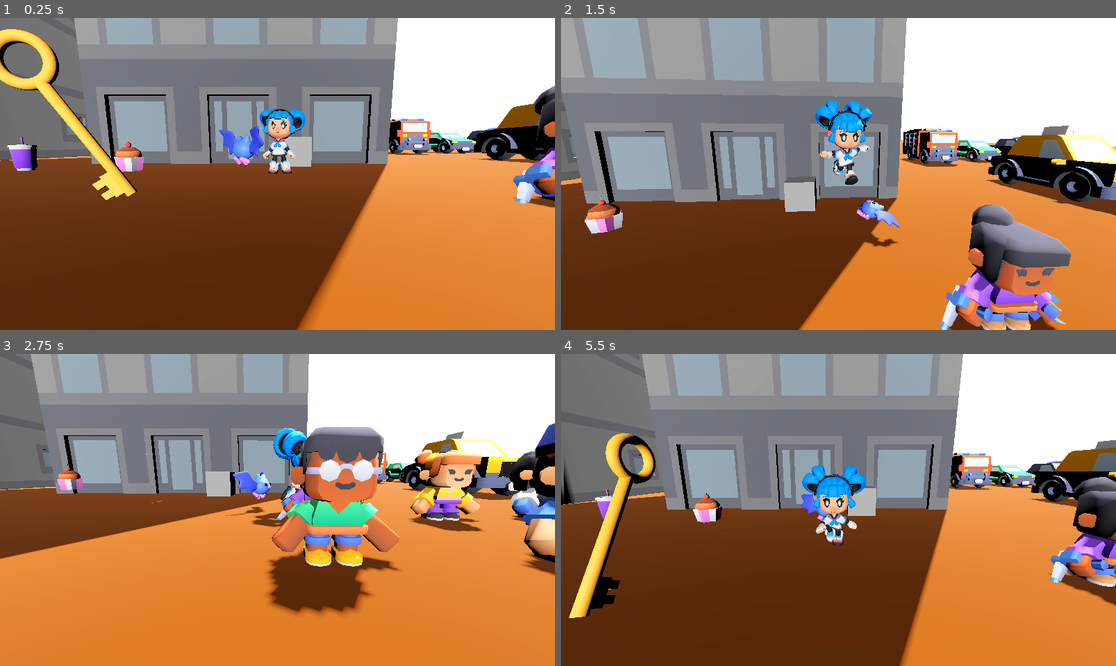
Above: before the commit, frames 1-4 (two rows, left to right).
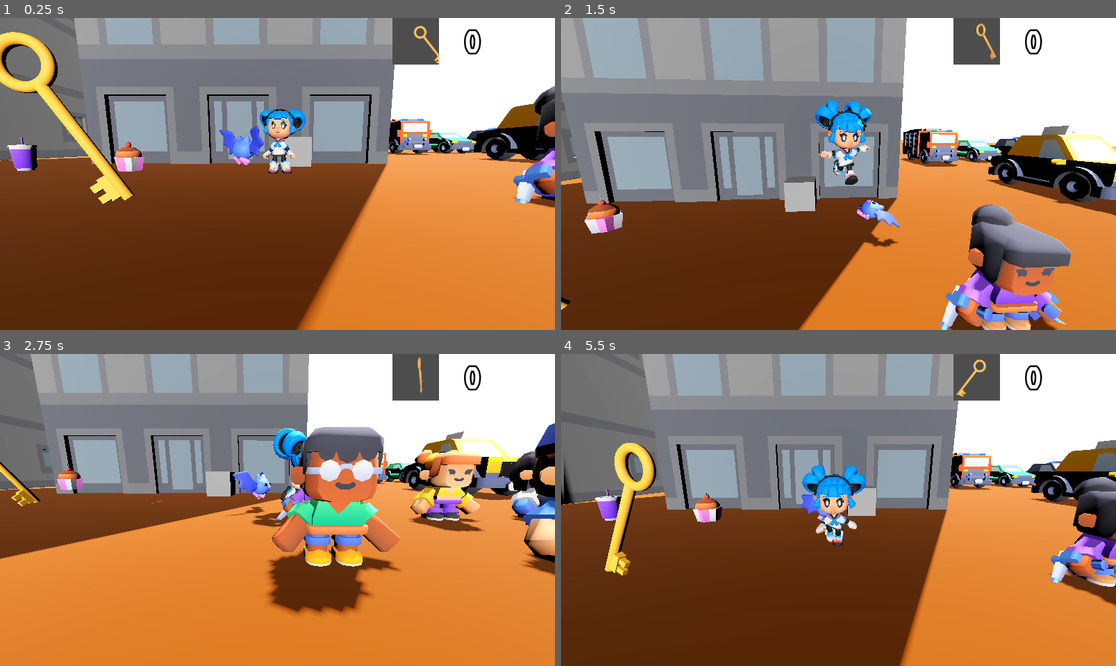
Above: after the commit, the same moments.

Repository: pvictor1206/game-smd
Game: Godot game, scene res://scenes/levels/word-test.tscn
Two runs of this game, one before a commit and one after it. Both use one fixed random seed, a clock stepped at 60 frames per second and the inputs below.
Inputs (mouse positions are in pixels of both pictures, inside the frame that each line leads up to):
- Up to frame 1 (0.25 s): no input
- Up to frame 2 (1.5 s): move the mouse to (960, 158) at 0.52 s; hold Right (move_right) 0.53-1.28 s; tap K (camera_down) at 0.6 s; click (960, 158) at 0.67 s; tap Space (jump) at 0.77 s; move the mouse to (727, 189) at 1.27 s; hold Down (move_backward) from 1.28 s (still down); tap J (camera_left) at 1.35 s
- Up to frame 3 (2.75 s): tap Space (jump) at 1.52 s; move the mouse to (333, 441) at 2.02 s; release Down (move_backward) at 2.03 s; hold Right (move_right) from 2.03 s (still down); tap L (camera_right) at 2.1 s
- Up to frame 4 (5.5 s): move the mouse to (810, 572) at 2.77 s; release Right (move_right) at 2.78 s; hold Up (move_forward) 2.78-3.53 s; tap I (camera_up) at 2.85 s; click (810, 572) at 2.92 s; tap Space (jump) at 3.02, 3.77, 4.52 s; move the mouse to (1005, 556) at 3.52 s; hold Left (move_left) 3.53-5.03 s; tap - (zoom_in) at 3.6 s; move the mouse to (672, 463) at 4.27 s; tap = (zoom_out) at 4.35 s; move the mouse to (866, 510) at 5.02 s; hold Down (move_backward) from 5.03 s (still down); tap K (camera_down) at 5.1 s; click (866, 510) at 5.17 s

The runs differ from the first frame. In frame 1, 3.3% of the frame differs, in the area x 0-87%, y 0-60%; in frame 2, 1.4%; in frame 3, 1.7%; in frame 4, 4.6%, in the area x 1-87%, y 0-85%.

Commit message:
contador de chaves

Diff:
--- a/scenes/itens/area_key.tscn
+++ b/scenes/itens/area_key.tscn
@@ -15,3 +15,5 @@
 [node name="CollisionShape3D" type="CollisionShape3D" parent="."]
 transform = Transform3D(0.0296837, -0.999559, 0, 0.999559, 0.0296837, 0, 0, 0, 1, 0.750344, -0.0131019, 0.015696)
 shape = SubResource("CapsuleShape3D_n1e4d")
+
+[connection signal="body_entered" from="." to="." method="_on_body_entered"]
--- a/scenes/levels/word-test.tscn
+++ b/scenes/levels/word-test.tscn
@@ -19,8 +19,10 @@
 [ext_resource type="PackedScene" uid="uid://buwidi58oto6s" path="res://scenes/npcs/character_male_c_2.tscn" id="13_f4hnf"]
 [ext_resource type="PackedScene" uid="uid://s5wkmxdgqasv" path="res://scenes/itens/area_soda.tscn" id="13_jflix"]
 [ext_resource type="Script" uid="uid://cl7ahtbsjkh6s" path="res://scripts/batbot/batbot.gd" id="13_jvp23"]
+[ext_resource type="Script" uid="uid://bytox24fxjpb7" path="res://scripts/ui/key_container.gd" id="13_sj6g8"]
 [ext_resource type="PackedScene" uid="uid://cne4pfigxis6a" path="res://scenes/bat/bat.tscn" id="13_x57fl"]
 [ext_resource type="PackedScene" uid="uid://cp2kyhupy1as0" path="res://scenes/npcs/character_male_f_2.tscn" id="14_3fp8o"]
+[ext_resource type="FontFile" uid="uid://xsroiaj0ixo" path="res://assets/font/JockeyOne-Regular.ttf" id="14_c8v4x"]
 [ext_resource type="PackedScene" uid="uid://2l1gvhku114c" path="res://scenes/itens/area_cup_cake.tscn" id="14_jflix"]
 [ext_resource type="PackedScene" uid="uid://va0c0ao1lk5m" path="res://scenes/car/ambulance.tscn" id="15_gque2"]
 [ext_resource type="PackedScene" uid="uid://dw3rlh1uh5nnp" path="res://scenes/itens/area_key.tscn" id="15_n1e4d"]
@@ -114,6 +116,57 @@
 
 [node name="sophia" parent="player" instance=ExtResource("6_bv8vw")]
 
+[node name="HUD" type="Control" parent="player"]
+layout_mode = 3
+anchors_preset = 15
+anchor_right = 1.0
+anchor_bottom = 1.0
+grow_horizontal = 2
+grow_vertical = 2
+
+[node name="key_container" type="HBoxContainer" parent="player/HUD"]
+layout_mode = 1
+anchors_preset = 1
+anchor_left = 1.0
+anchor_right = 1.0
+offset_left = -337.0
+offset_bottom = 96.0
+grow_horizontal = 0
+script = ExtResource("13_sj6g8")
+
+[node name="SubViewportContainer" type="SubViewportContainer" parent="player/HUD/key_container"]
+custom_minimum_size = Vector2(96, 96)
+layout_mode = 2
+stretch = true
+
+[node name="SubViewport" type="SubViewport" parent="player/HUD/key_container/SubViewportContainer"]
+own_world_3d = true
+handle_input_locally = false
+size = Vector2i(96, 96)
+render_target_update_mode = 4
+
+[node name="key_holder" type="Node3D" parent="player/HUD/key_container/SubViewportContainer/SubViewport"]
+
+[node name="AreaKey" parent="player/HUD/key_container/SubViewportContainer/SubViewport/key_holder" instance=ExtResource("15_n1e4d")]
+transform = Transform3D(0.62388, 0.78152, 0, -0.78152, 0.62388, 0, 0, 0, 1, -0.471011, 2.20464, 0)
+
+[node name="Camera3D" type="Camera3D" parent="player/HUD/key_container/SubViewportContainer/SubViewport"]
+transform = Transform3D(1, 0, 0, 0, 0.998787, 0.0492333, 0, -0.0492333, 0.998787, -0.638129, 1.47658, 5.96359)
+current = true
+fov = 20.0
+
+[node name="DirectionalLight3D" type="DirectionalLight3D" parent="player/HUD/key_container/SubViewportContainer/SubViewport"]
+
+[node name="key_label" type="Label" parent="player/HUD/key_container"]
+layout_mode = 2
+size_flags_horizontal = 4
+theme_override_colors/font_outline_color = Color(0, 0, 0, 1)
+theme_override_constants/outline_size = 14
+theme_override_fonts/font = ExtResource("14_c8v4x")
+theme_override_font_sizes/font_size = 64
+text = "     0"
+vertical_alignment = 1
+
 [node name="itens" type="Node3D" parent="."]
 transform = Transform3D(1, 0, 0, 0, 1, 0, 0, 0, 1, -6.64502, 0, -0.66372)
 
--- a/scripts/characters/test/character_body_3d.gd
+++ b/scripts/characters/test/character_body_3d.gd
@@ -9,6 +9,9 @@
 var gravity = 0
 var moviment_velocity : Vector3
 var rotacion_direction : float
+
+@onready var keys_container = $HUD/key_container
+var keys := 0
 
 func _physics_process(delta: float) -> void:
 	handle_input(delta)
@@ -60,3 +63,7 @@
 
 	if gravity > 0 and is_on_floor():
 		gravity = 0
+
+func collect_keys():
+	keys += 1
+	keys_container.update_key(keys)
--- a/scripts/itens/area_key.gd
+++ b/scripts/itens/area_key.gd
@@ -1,9 +1,9 @@
 extends Area3D
 
-const ROTATION_SPEED := 50.0
+const ROTATION_SPEED := 30.0
 
 var start_pos := position.y
-var end_pos := position.y + 0.5
+var end_pos := position.y + 0.3
 
 # Called when the node enters the scene tree for the first time.
 func _ready() -> void:
@@ -15,3 +15,10 @@
 # Called every frame. 'delta' is the elapsed time since the previous frame.
 func _process(delta: float) -> void:
 	rotate_y(deg_to_rad(ROTATION_SPEED * delta))
+
+
+func _on_body_entered(body: Node3D) -> void:
+	if body.name == "player":
+		if body.has_method("collect_keys"):
+			body.collect_keys()
+		queue_free()
--- /dev/null
+++ b/scripts/ui/key_container.gd
@@ -0,0 +1,6 @@
+extends HBoxContainer
+
+@onready var key_label = $key_label
+
+func update_key(amount: int):
+	key_label.text = '     ' + str(amount)
Binary file added: assets/font/JockeyOne-Regular.ttf
Not shown, added: assets/font/JockeyOne-Regular.ttf.import
Not shown, added: assets/font/OFL.txt
Not shown: 1 places in scenes/levels/word-test.tscn that only renumber resources
Not shown, added: scripts/ui/key_container.gd.uid
